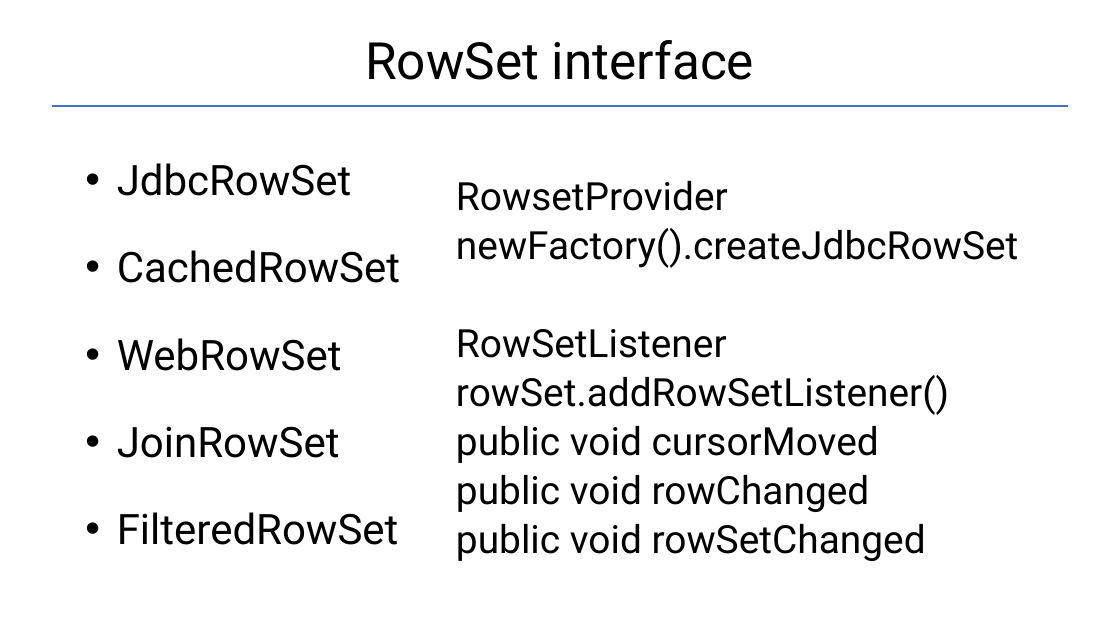
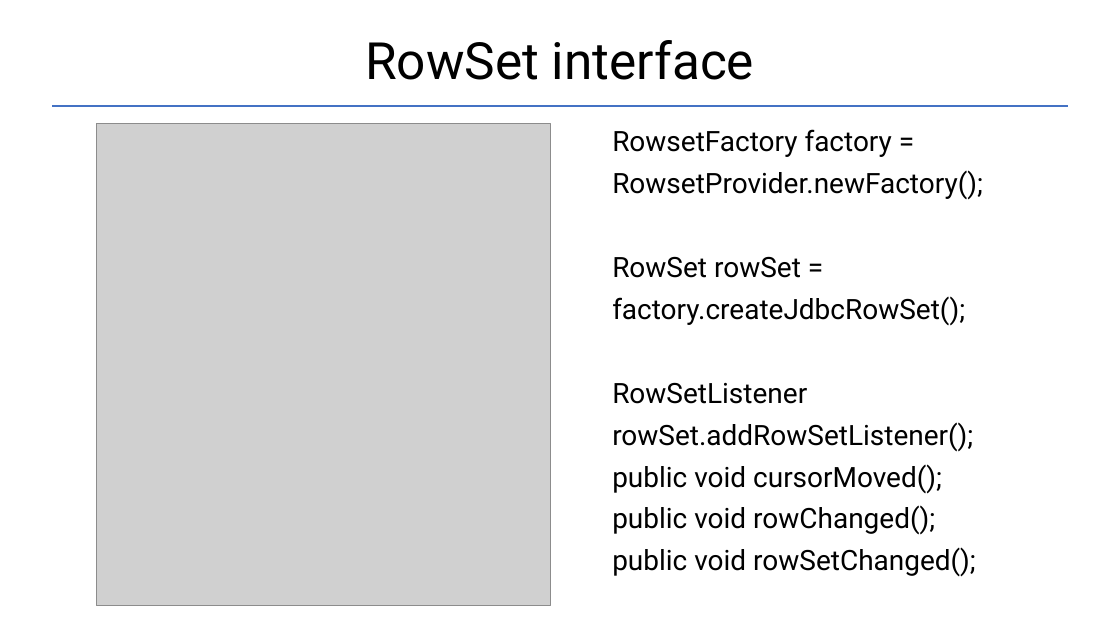
Before and after one commit to Garnik94/Levelup_presentations, a slide deck: slide 18 of JDBC/JDBC_Presentation.pptx. Drawn at 1120x630 pixels with LibreOffice and Linux fonts; fonts in the diff are those of the drawing; grey boxes stand for pictures. Boxes give left, top, right and bottom in pixels: in the first picture for what was removed or moved away, otherwise in the second. Text is boxed around its words. In the diff, an @@ line names an element or a change of style, - is before the commit and + after.

```diff
--- a/JDBC/JDBC_Presentation.pptx
+++ b/JDBC/JDBC_Presentation.pptx
@@ picture added at [96,124,550,606] @@
@@ text "RowsetFactory factory =": place and size @@
-text "RowsetFactory factory =" at [456,181,1018,561]
+text "RowsetFactory factory =" at [612,129,983,576]
@@ text at [612,129,983,325]: text changed; size 33.3 to 24 pt @@
-RowsetProvider
-newFactory().createJdbcRowSet
+RowsetFactory factory =
+RowsetProvider.newFactory();
+RowSet rowSet =
+factory.createJdbcRowSet();
@@ text removed at [117,163,400,545] @@
-• JdbcRowSet
-• CachedRowSet
-• WebRowSet
-• JoinRowSet
-• FilteredRowSet
@@ text at [612,382,807,404]: size 33.3 to 24 pt in "RowSetListener"; line spacing 0.8 to 0.9 @@
@@ text at [612,422,976,576]: text changed; size 33.3 to 24 pt @@
-rowSet.addRowSetListener()
-public void cursorMoved
-public void rowChanged
-public void rowSetChanged
+rowSet.addRowSetListener();
+public void cursorMoved();
+public void rowChanged();
+public void rowSetChanged();
```
Also in this commit, not shown: 5 other slides changed, 4 other files.
